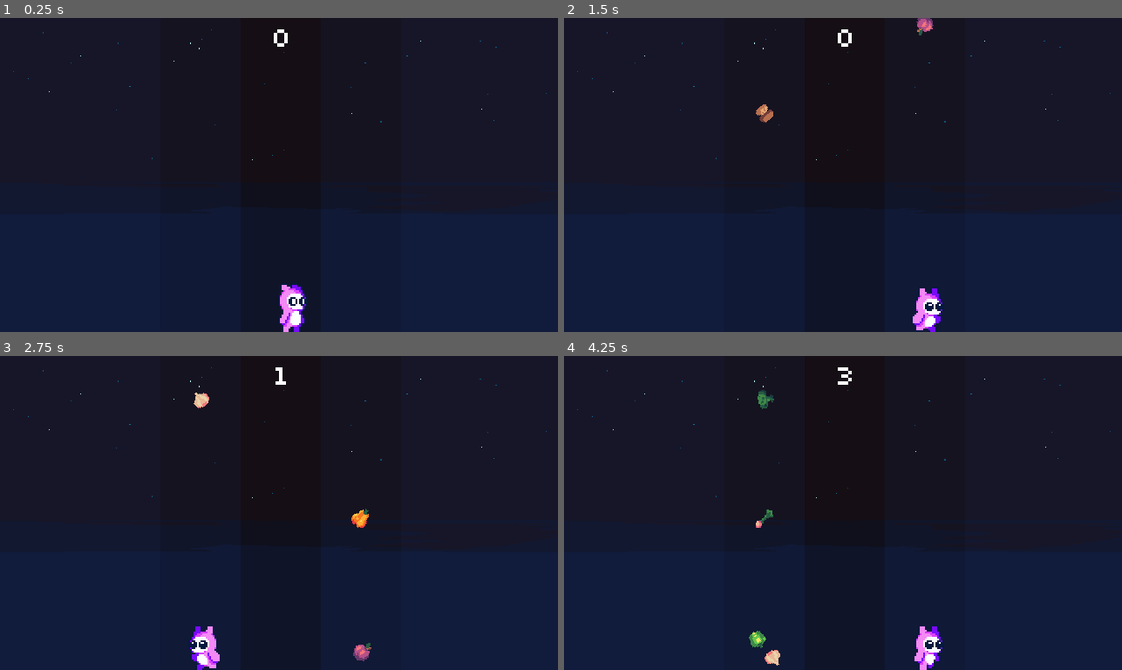
Above: before the commit, frames 1-4 (two rows, left to right).
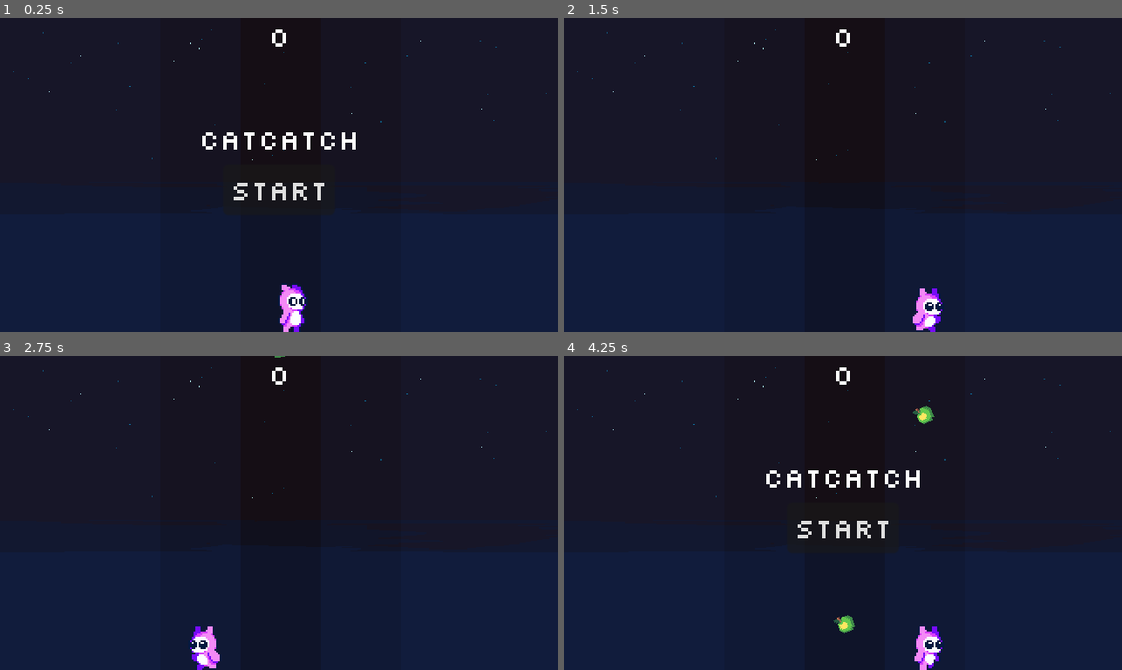
Above: after the commit, the same moments.

Repository: DanielcFenner/catcatch
Game: Godot game, scene res://Main.tscn
Same seed, same stepped clock (60 frames per second), same inputs: the game is played once before the commit and once after it.
Inputs (mouse positions are in pixels of both pictures, inside the frame that each line leads up to):
- Up to frame 1 (0.25 s): no input
- Up to frame 2 (1.5 s): click (843, 190) at 0.5 s, where only the run after the commit has a clickable "start"; tap Enter at 1.25 s; hold Right (ui_right) from 1.28 s (still down)
- Up to frame 3 (2.75 s): release Right (ui_right) at 2.03 s; hold Left (ui_left) from 2.03 s (still down)
- Up to frame 4 (4.25 s): release Left (ui_left) at 2.78 s; hold Right (ui_right) from 2.78 s (still down)

The runs differ from the first frame. In frame 1, 0.9% of the frame differs, in the area x 36-64%, y 3-59%; in frame 2, 0.3%; in frame 3, 0.4%; in frame 4, 1.6%, in the area x 33-67%, y 3-99%.

Commit message:
kinda working

Diff:
--- a/Drop.gd
+++ b/Drop.gd
@@ -1,8 +1,18 @@
 extends RigidBody2D
 
+@export var drop_type : String
+
+func _ready():
+	angular_velocity = randi() % 40
+	var random_fruit = randi() % 59
+	choose_drop()
 
 
-func _ready():
-	angular_velocity = randi() % 20
-	var random_fruit = randi() % 59
-	$AnimatedSprite2D.set_frame(random_fruit)
+func choose_drop():
+	var random = randi() % 20
+	if random == 1:
+		$AnimatedSprite2D.set_frame(34)
+		drop_type = "bomb"
+	else:
+		$AnimatedSprite2D.set_frame(1)
+		drop_type = "drop"
--- a/Drop.tscn
+++ b/Drop.tscn
@@ -4,7 +4,7 @@
 [ext_resource type="Script" path="res://Drop.gd" id="1_vrsen"]
 
 [sub_resource type="PhysicsMaterial" id="PhysicsMaterial_og5dg"]
-bounce = 0.25
+bounce = 0.5
 
 [sub_resource type="AtlasTexture" id="AtlasTexture_esw5p"]
 atlas = ExtResource("1_fbs8j")
@@ -438,6 +438,7 @@
 radius = 6.08276
 
 [node name="Drop" type="RigidBody2D" groups=["drops"]]
+collision_layer = 2
 mass = 0.25
 physics_material_override = SubResource("PhysicsMaterial_og5dg")
 gravity_scale = 0.15
--- a/HUD.gd
+++ b/HUD.gd
@@ -1,4 +1,26 @@
 extends Control
+
+signal start
 
 func updateScore(score):
 	$Label.text = str(score)
+
+func updateLives(lives):
+	$Lives.text = "Lives: " + str(lives)
+
+func preGame():
+	$Button.show()
+	$Label2.show()
+
+func duringGame():
+	$Button.hide()
+	$Label2.hide()
+
+func _input(event):
+	if event is InputEventKey:
+		if event.as_text_key_label() == "Enter":
+			$Button.emit_signal("pressed")
+
+
+func _on_button_pressed():
+	emit_signal("start")
--- a/HUD.tscn
+++ b/HUD.tscn
@@ -15,12 +15,43 @@
 [node name="Label" type="Label" parent="."]
 texture_filter = 1
 layout_mode = 1
-anchors_preset = 1
-anchor_left = 1.0
-anchor_right = 1.0
-offset_left = -40.0
+anchors_preset = 5
+anchor_left = 0.5
+anchor_right = 0.5
+offset_left = -6.0
+offset_right = 6.0
 offset_bottom = 24.0
-grow_horizontal = 0
+grow_horizontal = 2
 theme_override_fonts/font = ExtResource("1_4x43n")
 text = "0"
 horizontal_alignment = 1
+
+[node name="Button" type="Button" parent="."]
+texture_filter = 1
+layout_mode = 1
+anchors_preset = 5
+anchor_left = 0.5
+anchor_right = 0.5
+offset_left = -32.0
+offset_top = 84.0
+offset_right = 32.0
+offset_bottom = 113.0
+grow_horizontal = 2
+theme_override_fonts/font = ExtResource("1_4x43n")
+text = "start"
+
+[node name="Label2" type="Label" parent="."]
+texture_filter = 1
+layout_mode = 1
+anchors_preset = 5
+anchor_left = 0.5
+anchor_right = 0.5
+offset_left = -46.0
+offset_top = 59.0
+offset_right = 46.0
+offset_bottom = 83.0
+grow_horizontal = 2
+theme_override_fonts/font = ExtResource("1_4x43n")
+text = "catcatch"
+
+[connection signal="pressed" from="Button" to="." method="_on_button_pressed"]
--- a/Main.gd
+++ b/Main.gd
@@ -1,19 +1,53 @@
 extends Node2D
 
 @export var drop_scene: PackedScene
+@onready var spawn1 = $Spawners/Spawn1
+@onready var spawn2 = $Spawners/Spawn2
+@onready var spawn3 = $Spawners/Spawn3
+@onready var spawns = [spawn1.position, spawn2.position, spawn3.position]
 var score = 0
-var lives = 3
-
 
 func _ready():
 	pass
 
+func game_start():
+	var drops = get_tree().get_nodes_in_group("drops")
+	for drop in drops:
+		drop.queue_free()
+	score = 0
+	$HUD.updateScore(score)
+	$HUD.duringGame()
+	$Spawners/SpawnTimer.start()
+	$Player.monitoring = true
+	$BackgroundMusic.play()
+
+func game_over():
+	$HUD.preGame()
+	$Spawners/SpawnTimer.stop()
+	$Player.monitoring = false
+	$BackgroundMusic.stop()
+	$DeathExplosion.play()
+
 
 func _on_spawn_timer_timeout():
-	var spawn1 = $Spawners/Spawn1
-	var spawn2 = $Spawners/Spawn2
-	var spawn3 = $Spawners/Spawn3
-	var spawns = [spawn1.position, spawn2.position, spawn3.position]
+	if score < 10:
+		$Spawners/SpawnTimer.wait_time = randf() * 0.25 + 0.8
+	elif score < 20:
+		$Spawners/SpawnTimer.wait_time = randf() * 0.25 + 0.7
+	elif score < 20:
+		$Spawners/SpawnTimer.wait_time = randf() * 0.25 + 0.6
+	elif score < 30:
+		$Spawners/SpawnTimer.wait_time = randf() * 0.25 + 0.5
+	elif score < 40:
+		$Spawners/SpawnTimer.wait_time = randf() * 0.25 + 0.4
+	elif score < 50:
+		$Spawners/SpawnTimer.wait_time = randf() * 0.25 + 0.3
+	elif score < 75:
+		$Spawners/SpawnTimer.wait_time = randf() * 0.25 + 0.2
+	elif score < 100:
+		$Spawners/SpawnTimer.wait_time = randf() * 0.25 + 0.1
+	else:
+		$Spawners/SpawnTimer.wait_time = randf() * 0.25
 
 	var random_spawn_location = spawns[randi() % 3]
 
@@ -29,5 +63,15 @@
 
 
 func _on_area_2d_body_entered(body):
-	lives -= 1
-	print(lives)
+	if body.drop_type == "drop":
+		game_over()
+	else:
+		body.queue_free()
+
+
+func _on_hud_start():
+	game_start()
+
+
+func _on_player_death():
+	game_over()
--- a/Main.tscn
+++ b/Main.tscn
@@ -1,13 +1,14 @@
-[gd_scene load_steps=16 format=3 uid="uid://bf1pyf1bi8pa8"]
+[gd_scene load_steps=17 format=3 uid="uid://bf1pyf1bi8pa8"]
 
 [ext_resource type="PackedScene" uid="uid://bovbts750pvhq" path="res://Player.tscn" id="1_0ugsw"]
 [ext_resource type="Script" path="res://Main.gd" id="1_fac4u"]
 [ext_resource type="PackedScene" uid="uid://cqxri1bmq7bq" path="res://Drop.tscn" id="2_nmgsj"]
 [ext_resource type="Texture2D" uid="uid://b6wgdsbqbfriw" path="res://Sprites/1.png" id="3_t2ybi"]
 [ext_resource type="PackedScene" uid="uid://o6ch38h6uqwa" path="res://HUD.tscn" id="4_6uo3d"]
-[ext_resource type="AudioStream" uid="uid://b5nignjyjboy0" path="res://Music/8Bit Mini Gamer Loop.wav" id="5_6gbii"]
+[ext_resource type="AudioStream" uid="uid://bh8b3rrss8rfa" path="res://Music/Hyper.wav" id="6_0pjnb"]
 [ext_resource type="AudioStream" uid="uid://cy3neynngenid" path="res://Sounds/Fruit collect 1.wav" id="6_e7oi3"]
 [ext_resource type="Script" path="res://FPSCounter.gd" id="8_2krea"]
+[ext_resource type="AudioStream" uid="uid://d2fuglu7ornla" path="res://Sounds/Explosion 7 - Sound effects Pack 2.wav" id="9_57nqe"]
 
 [sub_resource type="CanvasItemMaterial" id="CanvasItemMaterial_sugej"]
 blend_mode = 2
@@ -72,6 +73,8 @@
 
 [node name="Player" parent="." instance=ExtResource("1_0ugsw")]
 position = Vector2(160, 164)
+collision_mask = 2
+monitoring = false
 
 [node name="Spawners" type="Node2D" parent="."]
 
@@ -85,8 +88,7 @@
 position = Vector2(207, -13)
 
 [node name="SpawnTimer" type="Timer" parent="Spawners"]
-wait_time = 0.5
-autostart = true
+wait_time = 0.2
 
 [node name="InvisibleWalls" type="Node2D" parent="."]
 
@@ -105,27 +107,22 @@
 shape = SubResource("RectangleShape2D_bbl3a")
 
 [node name="Area2D" type="Area2D" parent="InvisibleWalls"]
+collision_mask = 2
 
 [node name="CollisionShape2D" type="CollisionShape2D" parent="InvisibleWalls/Area2D"]
 position = Vector2(161.5, 204.5)
 shape = SubResource("RectangleShape2D_8e8ss")
 
 [node name="HUD" parent="." instance=ExtResource("4_6uo3d")]
-anchors_preset = 1
-anchor_left = 1.0
-anchor_bottom = 0.0
-offset_left = 181.0
-offset_right = 181.0
-grow_horizontal = 0
-grow_vertical = 1
+offset_left = 160.0
+offset_right = 160.0
+size_flags_horizontal = 8
 
 [node name="BackgroundMusic" type="AudioStreamPlayer2D" parent="."]
-stream = ExtResource("5_6gbii")
-autoplay = true
+stream = ExtResource("6_0pjnb")
 
 [node name="Catch" type="AudioStreamPlayer2D" parent="."]
 stream = ExtResource("6_e7oi3")
-volume_db = 10.0
 
 [node name="FPSCounter" type="Label" parent="."]
 visible = false
@@ -133,6 +130,11 @@
 offset_bottom = 23.0
 script = ExtResource("8_2krea")
 
+[node name="DeathExplosion" type="AudioStreamPlayer" parent="."]
+stream = ExtResource("9_57nqe")
+
 [connection signal="catch" from="Player" to="." method="_on_player_catch"]
+[connection signal="death" from="Player" to="." method="_on_player_death"]
 [connection signal="timeout" from="Spawners/SpawnTimer" to="." method="_on_spawn_timer_timeout"]
 [connection signal="body_entered" from="InvisibleWalls/Area2D" to="." method="_on_area_2d_body_entered"]
+[connection signal="start" from="HUD" to="." method="_on_hud_start"]
--- a/Player.gd
+++ b/Player.gd
@@ -3,7 +3,6 @@
 signal catch
 signal death
 
-var lives = 3
 var speed = 500
 var	default_position = 164
 var left_position = 118  # adjust this value to change the left position
@@ -44,8 +43,9 @@
 
 
 func _on_Player_body_entered(body):
-	body.queue_free()
-	emit_signal("catch")
-	lives -= 1
-	if lives == 0:
+	if body.drop_type == "drop":
+		emit_signal("catch")
+		body.queue_free()
+	elif body.drop_type == "bomb":
 		emit_signal("death")
+		body.queue_free()
Not shown, added: Music/Hyper.wav.import
Not shown, added: Sounds/Explosion 7 - Sound effects Pack 2.wav.import
Not shown, added: export_presets.cfg
Not shown, added: Music/Hyper.wav
Not shown, added: Sounds/Explosion 7 - Sound effects Pack 2.wav
Not shown, added: build/index.apple-touch-icon.png
Not shown, added: build/index.audio.worklet.js
Not shown, added: build/index.html
Not shown, added: build/index.icon.png
Not shown, added: build/index.js
Not shown, added: build/index.pck
Not shown, added: build/index.png
(and 2 more such lines)
